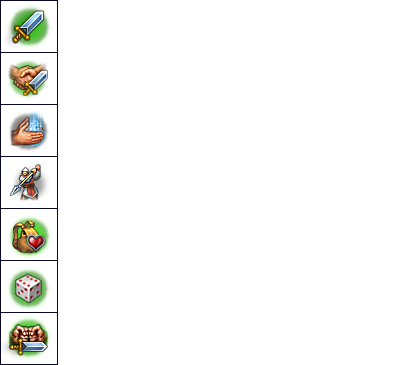
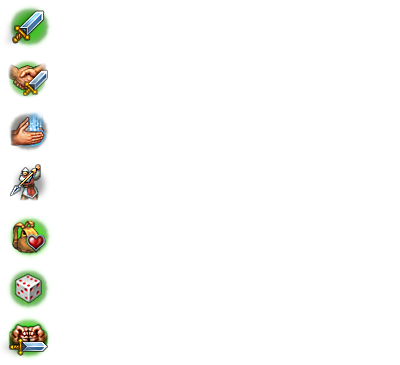
Comparing the layer stacks of the two 400x365 images. Changes:
hid "Сетка" over (0, 0, 58, 365)
